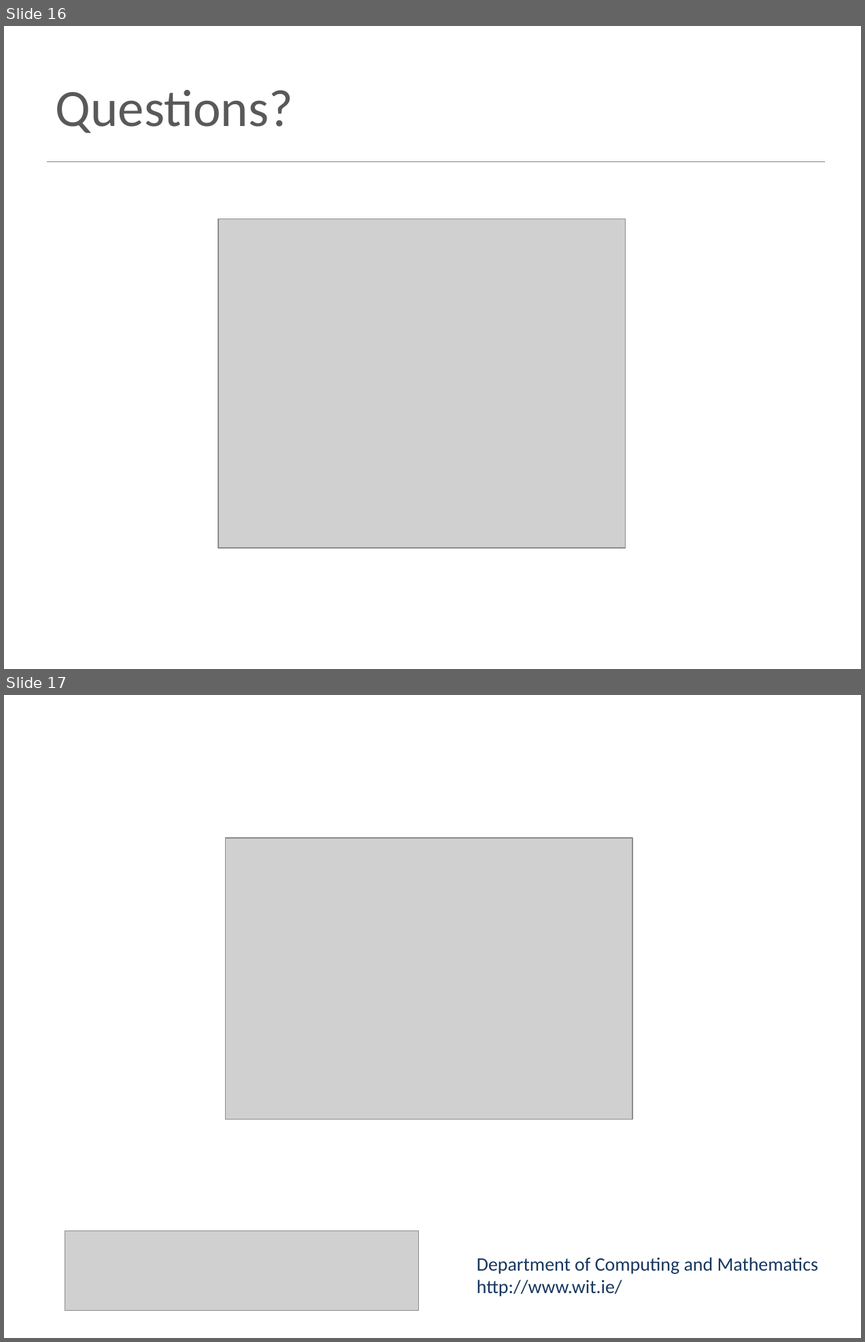
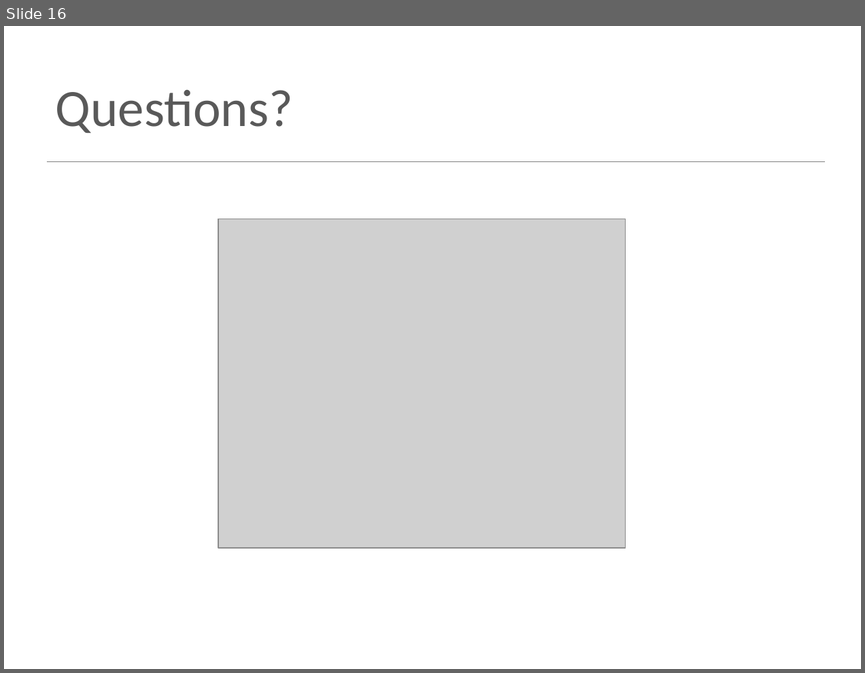
Before and after one commit to witcomputingcamp/scratch, a slide deck: topic02/talk/a-scratch-variables-operators.pptx. Shown one above the other, each under a label of ours: slides 16 and 17 before the commit, slide 16 after it. The pictures are 865x1342 and 865x673 pixels, drawn with LibreOffice and Linux fonts; fonts in the diff are those of the drawing; grey boxes stand for pictures. Boxes give left, top, right and bottom in pixels: in the first picture for what was removed or moved away, otherwise in the second. Text is boxed around its words. In the diff, an @@ line names an element or a change of style, - is before the commit and + after.

Commit message:
Reworking course for computing camp

```diff
--- a/topic02/talk/a-scratch-variables-operators.pptx
+++ b/topic02/talk/a-scratch-variables-operators.pptx
@@ slide 17 removed at bbox=[4, 695, 861, 1338], background #FFFFFF @@
@@ picture removed at bbox=[225, 838, 632, 1119] @@
@@ picture removed at bbox=[65, 1231, 418, 1310] @@
@@ text removed at bbox=[477, 1257, 819, 1296] @@
-Department of Computing and Mathematics
-http://www.wit.ie/
```
Also in this commit, not shown: 4 slides changed, 26 other files.
